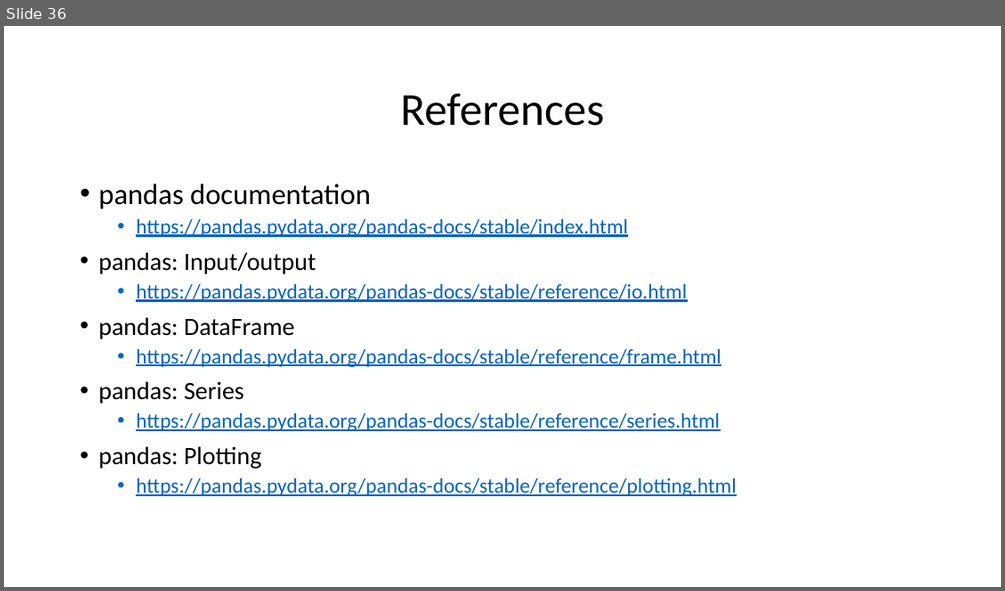
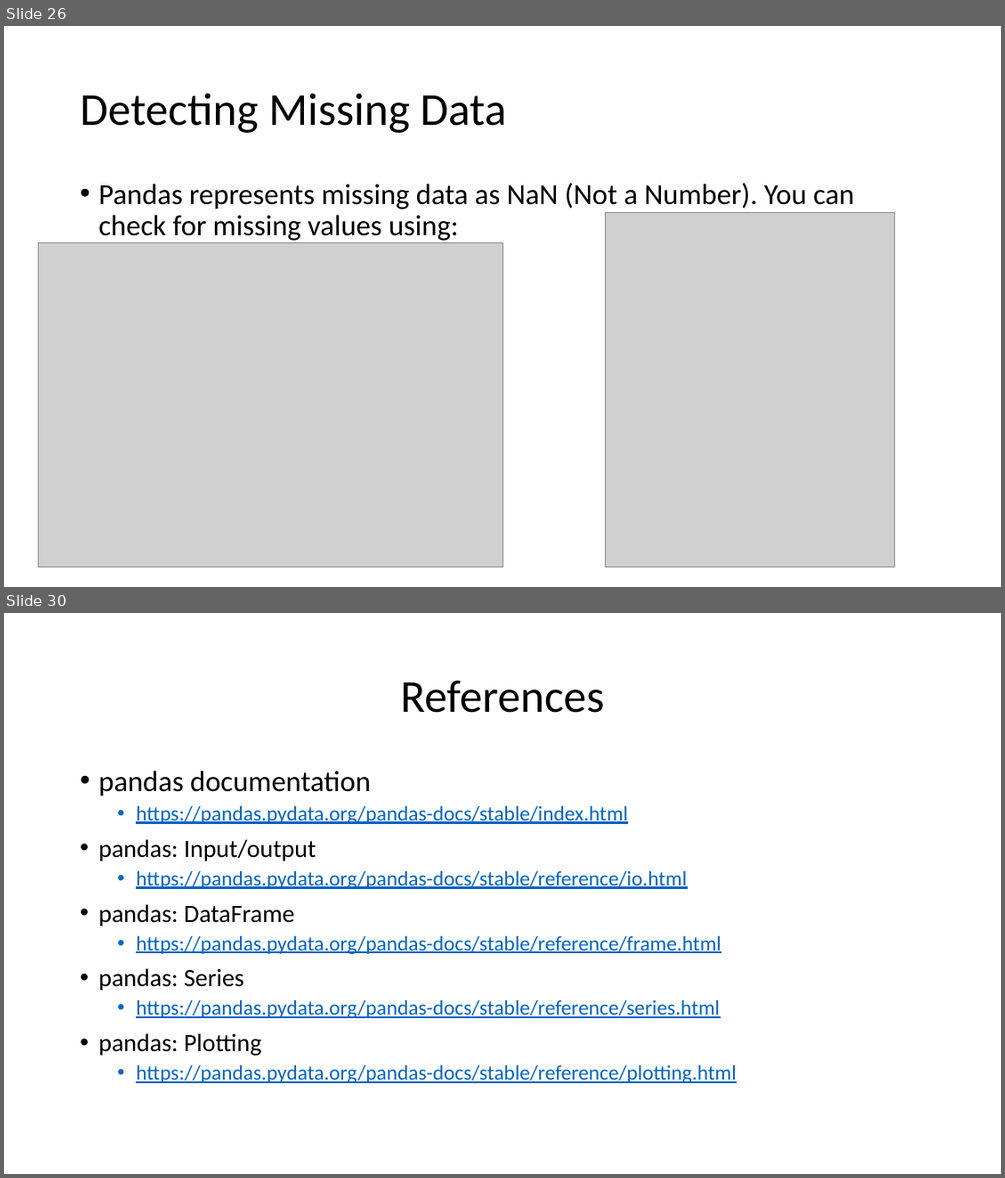
Before and after one commit to motazsaad/Exploratory-Analysis-of-Big-Data, a slide deck: materials/PPT slides/08 EDABDC - Pandas.pptx. Shown one above the other, each under a label of ours: slide 36 before the commit, slides 26 and 30 after it; the slides between them are not shown. The pictures are 1005x591 and 1005x1178 pixels, drawn with LibreOffice and Linux fonts; fonts in the diff are those of the drawing; grey boxes stand for pictures. Boxes give left, top, right and bottom in pixels: in the first picture for what was removed or moved away, otherwise in the second. Text is boxed around its words. In the diff, an @@ line names an element or a change of style, - is before the commit and + after.

```diff
--- a/materials/PPT slides/08 EDABDC - Pandas.pptx
+++ b/materials/PPT slides/08 EDABDC - Pandas.pptx
@@ slide 26 added at [4, 26, 1001, 587], background #FFFFFF @@
@@ title added at [80, 93, 507, 133], 44 pt, text #000000 @@
+Detecting Missing Data
@@ text added at [98, 183, 854, 240], 28 pt, text #000000 @@
+• Pandas represents missing data as NaN (Not a Number). You can check for missing values using:
@@ picture added at [606, 212, 894, 566] @@
@@ picture added at [39, 243, 502, 566] @@
@@ what was slide 36 is now slide 30 @@
```
Also in this commit, not shown: 4 other slides added, 11 slides removed, 1 other file.
